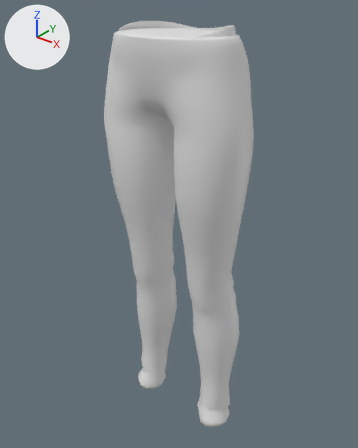
An edit to the FBX model Assets/BoZo_StylizedModularCharacters/Outfits/Base/Bottom/Outfit_Bottom_Jeans/BSMC_Bottom_Jeans.fbx, drawn before and after from the same camera.
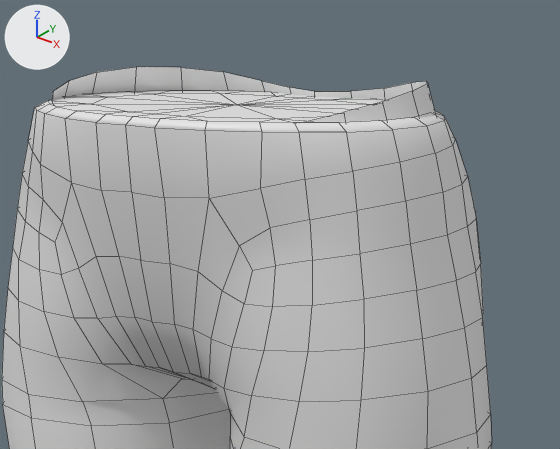
The first picture shows the older version from a 50 mm camera at (0.673, -0.858, 1.171) aimed at (-0.017, 0.004, 0.637). The close-ups show both versions on the part from 29% to 77% of the width and 0% to 31% of the height of that picture; other places that the commit changed are outside them. The lights are fixed; the arrows at upper left show +X, +Y and +Z. The close-ups show mesh edges as thin lines. Materials are left out; every surface is plain grey. Where no turn or scale is listed for an object, it has been applied to the vertices.

The older version as bpy lines, for what is in view:
```python
me_mesh = bpy.data.meshes.new('Mesh')
me_mesh.from_pydata(...)  # 905 vertices, 908 faces; spans x -0.182..0.182, y -0.129..0.105, z 0.079..1.098
# faces by material slot: [44, 864]
me_mesh.materials.append(mat_bsmc_skin_01_mat)
me_mesh.materials.append(mat_bmsc_outfit_bottom_jeans_mat)
ob_bsmc_outfit_bottom_jeans = bpy.data.objects.new('BSMC_Outfit_Bottom_Jeans', me_mesh)
ob_bsmc_outfit_bottom_jeans.location = (0.0, 0.0, 0.0)
```
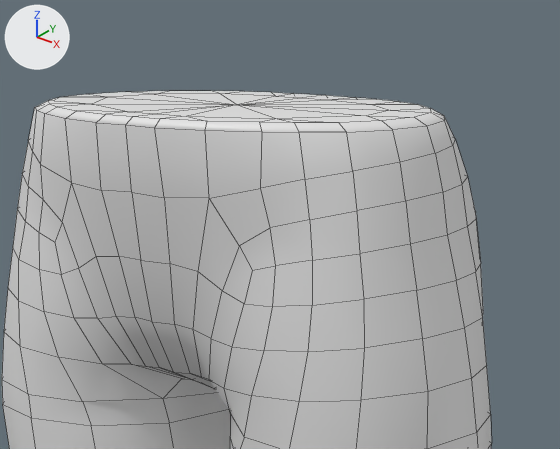
What differs and where, as boxes (x1, y1, x2, y2) in the close-ups (560 x 449 px):
'BSMC_Outfit_Bottom_Jeans', reshaped: before (2, 67, 492, 449); after (2, 91, 492, 449)
part 1 of me_mesh, deleted: before (51, 67, 436, 123)

Edits to the bpy script that builds the scene:
```text
Change me_mesh:
    where me_mesh.from_pydata(...)  # 905 vertices, 908 faces; spans x -0.182..0.182, y -0.129..0.105, z 0.079..1.098
    used by ob_bsmc_outfit_bottom_jeans; location = (0.0, 0.0, 0.0)
    me_mesh part 1: the loose piece of 72 vertices spanning x -0.142..0.142, y -0.118..0.081, z 1.023..1.098 is deleted
```
